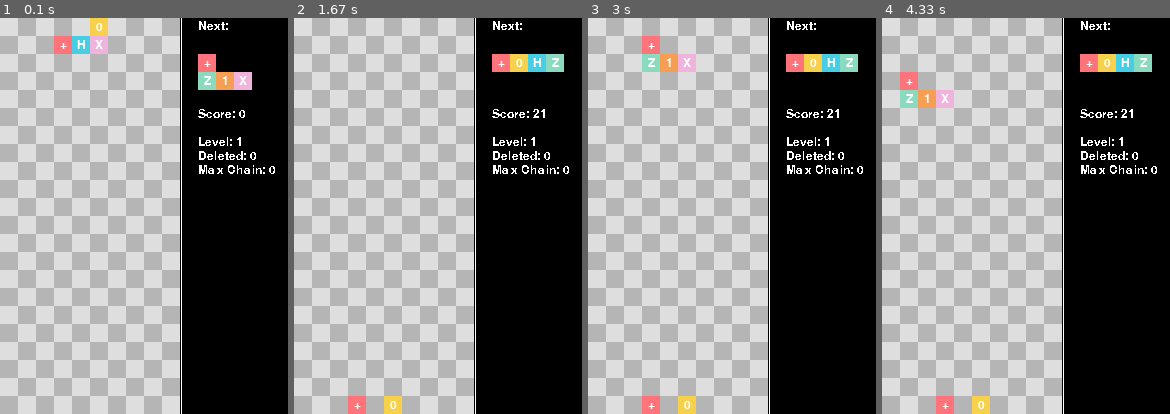
Above: before the commit, frames 1-4 (left to right).
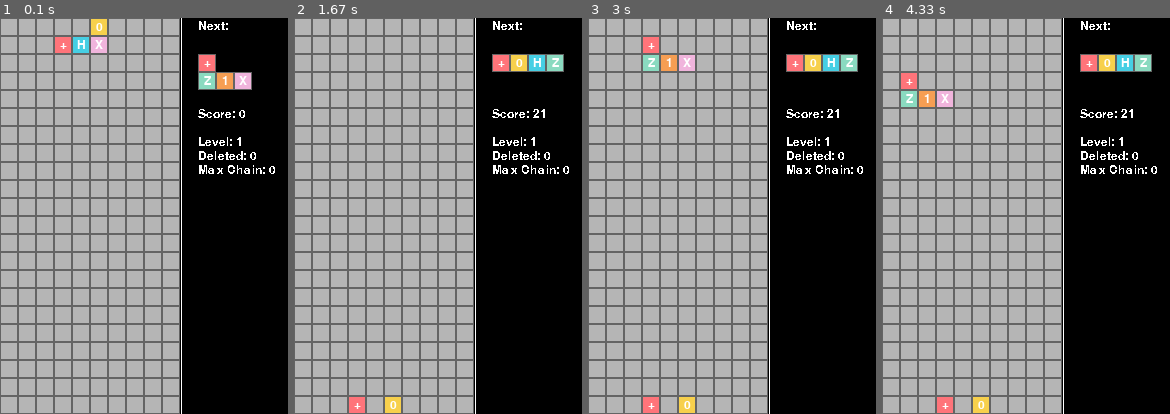
Above: after the commit, the same moments.

Repository: wg-quantum/quantum_tetris
Game: pygame game, started from tetris_pygame.py
The game is run twice, just before and just after one commit, with the same random seed, the same clock (stepped at 60 frames per second) and the same inputs.
Inputs:
- Up to frame 1 (0.1 s): no input
- Up to frame 2 (1.67 s): tap Enter at 0.33 s
- Up to frame 3 (3 s): no input
- Up to frame 4 (4.33 s): hold Right 3.37-3.83 s; hold Left from 3.87 s (still down)

The runs differ from the first frame. In frame 1, 38% of the frame differs, in the area x 0-88%, y 0-100%; in frame 2, 38%; in frame 3, 37%; in frame 4, 37%.

Commit message:
change graphic

Diff:
--- a/tetris_pygame.py
+++ b/tetris_pygame.py
@@ -35,7 +35,7 @@
     "#46CFE4",  # light blue [H gate]
     "#8ADAC0",  # light green [Z gate]
     "#F0B4DC",  # light pink [X gate]
-    "#DEDEDE",  # light gray [background 2]
+    "#B5B5B5",  # "#DEDEDE",  # light gray [background 2]
 ]
 
 # Define the shapes of the single parts
@@ -321,7 +321,19 @@
                         cell_size,
                         cell_size,
                     ),
-                    0,
+                    0,  # ここを4にしたら枠線になる
+                )
+
+                pygame.draw.rect(
+                    self.screen,
+                    (100, 100, 100),
+                    pygame.Rect(
+                        (off_x + x) * cell_size,
+                        (off_y + y) * cell_size,
+                        cell_size,
+                        cell_size,
+                    ),
+                    1,  # ここを4にしたら枠線になる
                 )
 
                 if val in labels_dict:
@@ -362,7 +374,7 @@
     def add_cl_clusters(self, n):
         linescores = [0, 40, 100, 300, 1200]
         self.lines += n
-        self.score += linescores[n] * self.level
+        self.score += n * self.level
         if self.lines >= self.level * 6:
             self.level += 1
             newdelay = 1000 - 50 * (self.level - 1)
@@ -470,19 +482,19 @@
                 if self.paused:
                     if not self.paused_display:
                         self.center_msg("Paused")
-                else:
-                    pygame.draw.line(
-                        self.screen,
-                        (255, 255, 255),
-                        (self.rlim + 1, 0),
-                        (self.rlim + 1, self.height - 1),
-                    )
-                    self.disp_msg("Next:", (self.rlim + cell_size, 2))
-                    self.disp_msg(
-                        "Score: %d\n\nLevel: %d\nDeleted: %d\nMax Chain: %d"
-                        % (self.score, self.level, self.lines, self.max_chain),
-                        (self.rlim + cell_size, cell_size * 5),
-                    )
+                # else:
+                pygame.draw.line(
+                    self.screen,
+                    (255, 255, 255),
+                    (self.rlim + 1, 0),
+                    (self.rlim + 1, self.height - 1),
+                )
+                self.disp_msg("Next:", (self.rlim + cell_size, 2))
+                self.disp_msg(
+                    "Score: %d\n\nLevel: %d\nDeleted: %d\nMax Chain: %d"
+                    % (self.score, self.level, self.lines, self.max_chain),
+                    (self.rlim + cell_size, cell_size * 5),
+                )
                 if self.paused_display or not self.paused:
 
                     # 落下中のストーンがボードの一部となった時にwhileループが始動
